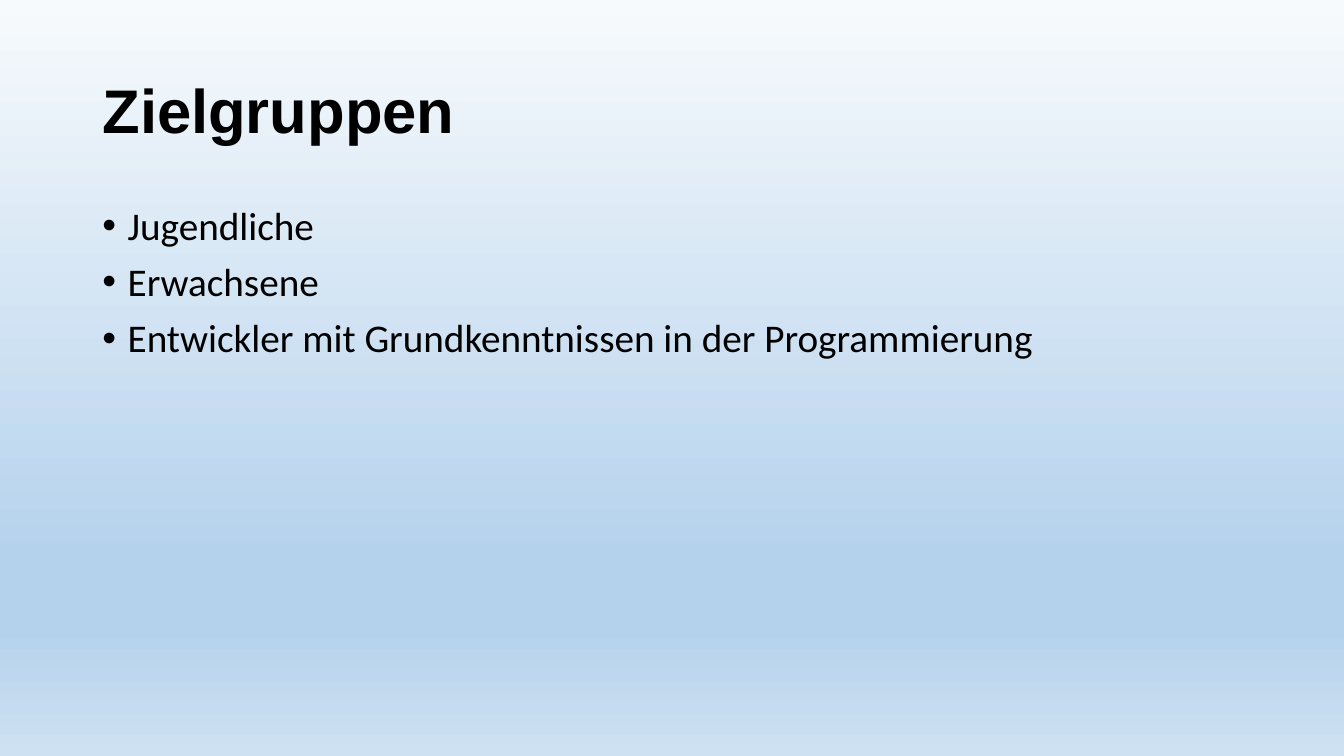
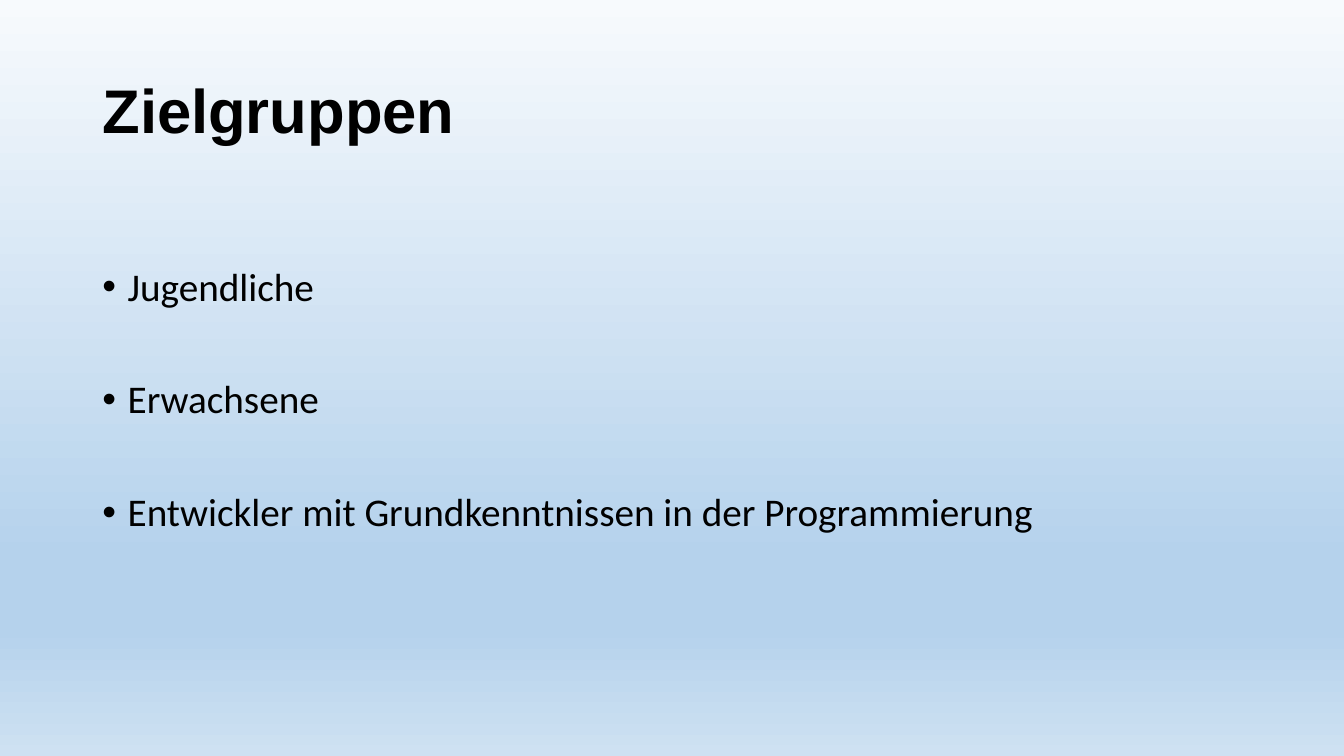
Before and after one commit to LeapMotionRobotTeam/Projekt-Roboter_mit_LeapMotion, a slide deck: slide 4 of Allgemeines/praesentation.pptx. Drawn at 1344x756 pixels with LibreOffice and Linux fonts; fonts in the diff are those of the drawing. Boxes give left, top, right and bottom in pixels: in the first picture for what was removed or moved away, otherwise in the second. Text is boxed around its words. In the diff, an @@ line names an element or a change of style, - is before the commit and + after.

```diff
--- a/Allgemeines/praesentation.pptx
+++ b/Allgemeines/praesentation.pptx
@@ text "Jugendliche" rewrapped from (128,212,1032,359) to (128,273,1032,533) @@
```
Also in this commit, not shown: 2 other slides changed, 3 other files.
